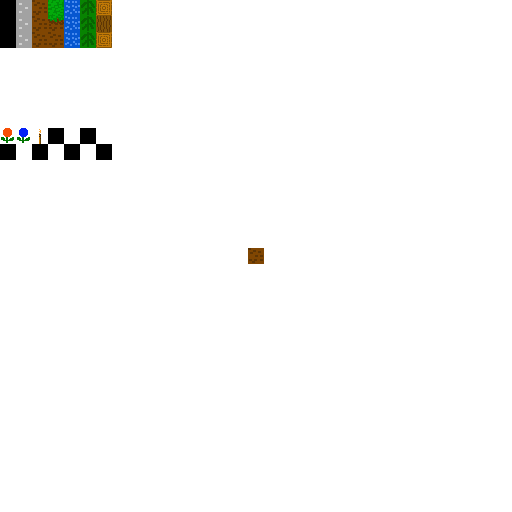
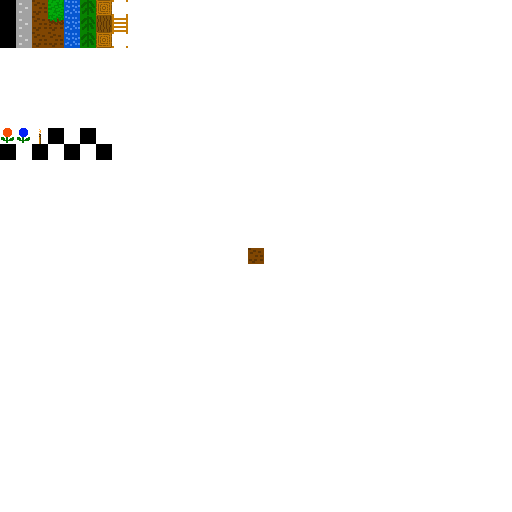
The second 512px x 512px image is a revision of the first. Changes to its layers:
added layer "レイヤー 38" above "レイヤー 39" over bbox(112, 16, 128, 32)
added layer "レイヤー 39" above "レイヤー 37" over bbox(112, 32, 128, 48)
added layer "レイヤー 37" above "レイヤー 19" over bbox(112, 0, 128, 16)
